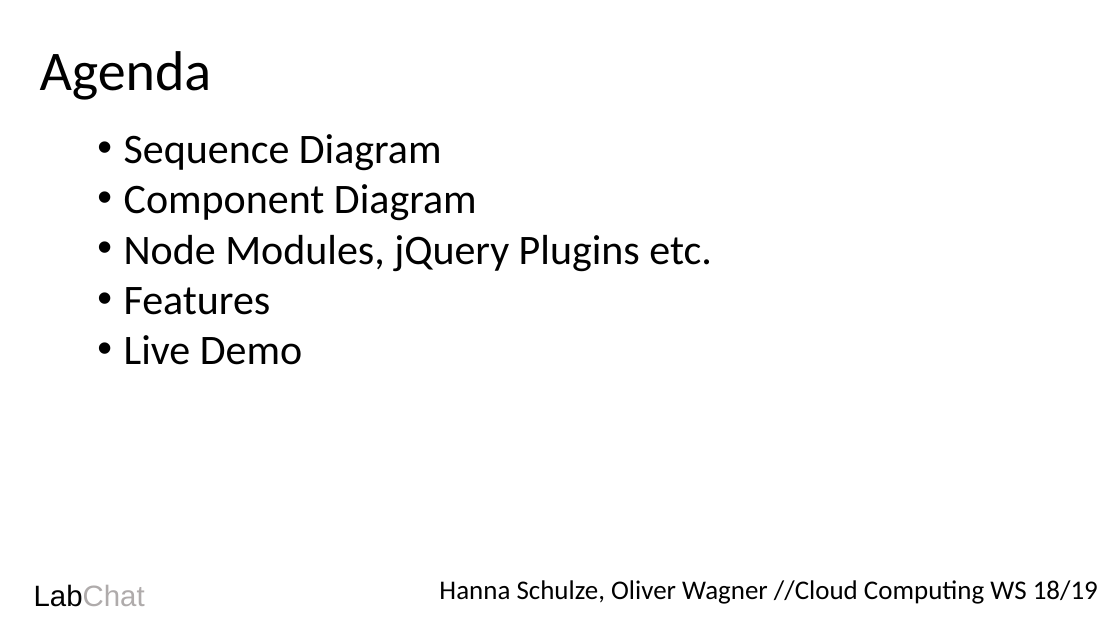
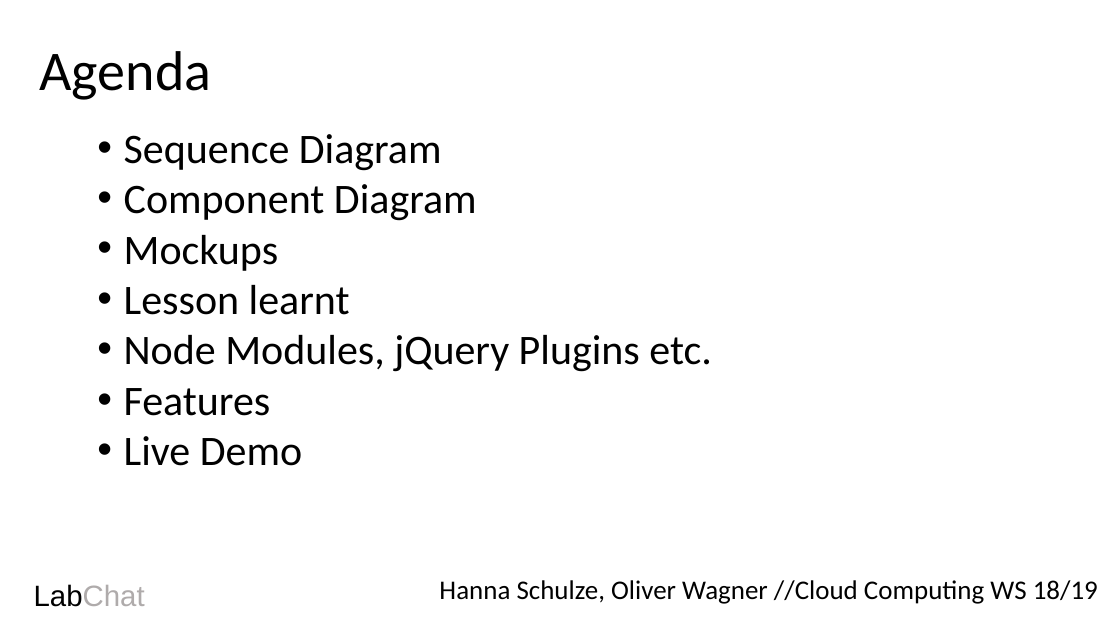
Before and after one commit to oliverwagner1989/CloudComputing_WS1718, a slide deck: slide 2 of Presentation LabChat.pptx. Drawn at 1120x630 pixels with LibreOffice and Linux fonts; fonts in the diff are those of the drawing. Boxes give left, top, right and bottom in pixels: in the first picture for what was removed or moved away, otherwise in the second. Text is boxed around its words. In the diff, an @@ line names an element or a change of style, - is before the commit and + after.

Commit message:
Mockups, presentation updated

```diff
--- a/Presentation LabChat.pptx
+++ b/Presentation LabChat.pptx
@@ text at (124,235,350,315): paragraphs added @@
+• Mockups
+• Lesson learnt
```
Also in this commit, not shown: 2 slides added, 5 other files.
